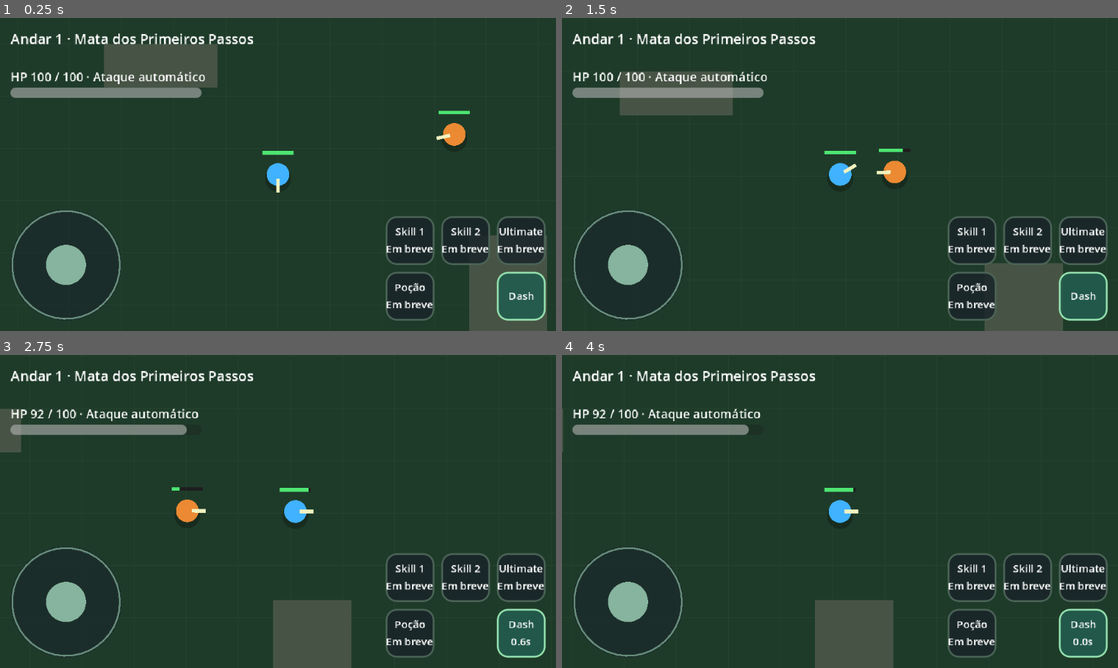
Above: before the commit, frames 1-4 (two rows, left to right).
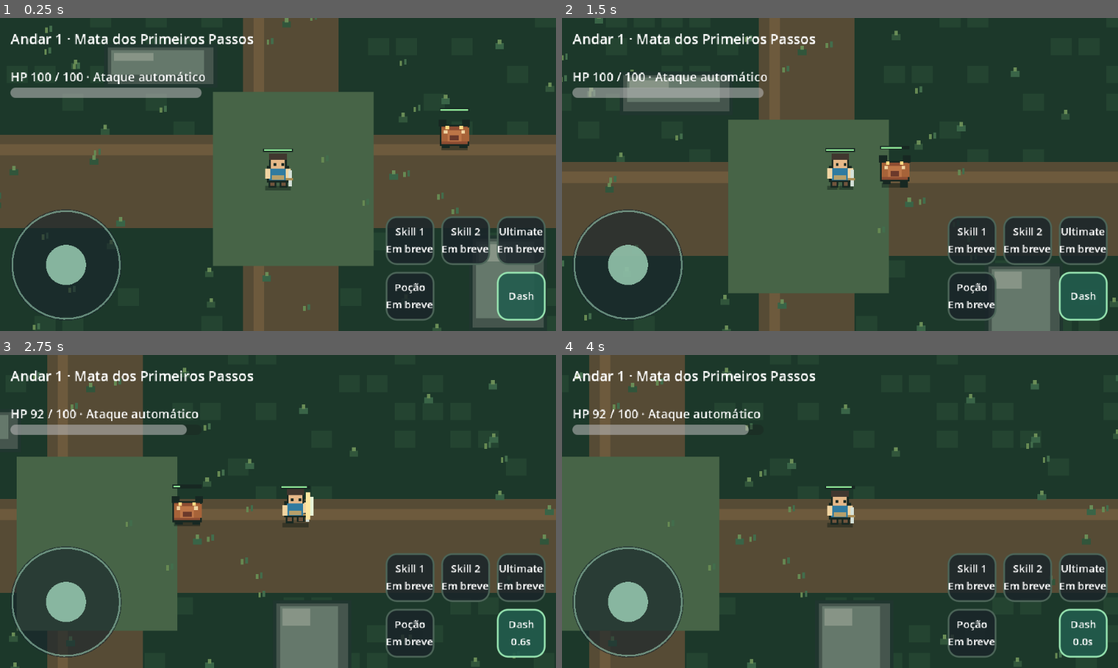
Above: after the commit, the same moments.

Repository: thiagohugo12-dotcom/arveon
Game: Godot game, scene res://scenes/main.tscn
Same seed, same stepped clock (60 frames per second), same inputs: the game is played once before the commit and once after it.
Inputs (mouse positions are in pixels of both pictures, inside the frame that each line leads up to):
- Up to frame 1 (0.25 s): no input
- Up to frame 2 (1.5 s): drag from (628, 265) to (895, 105) at 0.52 s; drag from (973, 240) to (812, 237) at 1.27 s
- Up to frame 3 (2.75 s): move the mouse to (467, 577) at 2.02 s; hold D (move_right) from 2.03 s (still down); tap Shift (dash) at 2.1 s; click (467, 577) at 2.17 s
- Up to frame 4 (4 s): release D (move_right) at 2.75 s; drag from (1084, 577) to (673, 464) at 2.77 s; drag from (973, 633) to (867, 511) at 3.52 s

The runs differ from the first frame. In frame 1, 47% of the frame differs, in the area x 0-100%, y 0-100%; in frame 2, 43%; in frame 3, 39%; in frame 4, 39%.

Commit message:
feat: introduce animated pixel-style actors and richer forest floor

Diff:
--- a/scripts/actors/enemy.gd
+++ b/scripts/actors/enemy.gd
@@ -1,13 +1,18 @@
 class_name EnemyActor
 extends CharacterBody2D
 
+signal defeated(kind: int)
+
 @export var stats: ActorData
+@export_range(0, 2, 1) var kind: int = 0  # 0 Javali, 1 Aranha, 2 Mandacaru
 @onready var health: Health = $Health
 @onready var view: ActorView = $View
 var target: PlayerActor
 var contact_left: float = 0.0
 
 func _ready() -> void:
+	view.appearance = kind + 1
+	view.queue_redraw()
 	add_to_group("damageable_enemies")
 	health.changed.connect(view.set_health)
 	health.died.connect(_on_died)
@@ -17,6 +22,7 @@
 	contact_left = maxf(0.0, contact_left - delta)
 	velocity = Vector2.ZERO
 	if not is_targetable() or not is_instance_valid(target) or not target.health.is_alive():
+		view.set_moving(false)
 		return
 	var offset := target.global_position - global_position
 	var distance := offset.length()
@@ -25,6 +31,7 @@
 		if distance > 28.0:
 			velocity = offset.normalized() * stats.move_speed
 	move_and_slide()
+	view.set_moving(velocity.length_squared() > 1.0)
 	if distance <= stats.contact_range and contact_left == 0.0:
 		var query := PhysicsRayQueryParameters2D.create(global_position, target.global_position, 1)
 		if get_world_2d().direct_space_state.intersect_ray(query).is_empty():
@@ -40,4 +47,5 @@
 
 func _on_died() -> void:
 	remove_from_group("damageable_enemies")
+	defeated.emit(kind)
 	queue_free()
--- a/scripts/actors/player.gd
+++ b/scripts/actors/player.gd
@@ -18,6 +18,7 @@
 func _physics_process(delta: float) -> void:
 	if not health.is_alive() or input_driver == null:
 		velocity = Vector2.ZERO
+		view.set_moving(false)
 		return
 	dash.tick(delta)
 	var movement := input_driver.movement()
@@ -28,6 +29,7 @@
 		dash.request(movement, last_direction, stats)
 	velocity = dash.direction * stats.dash_speed if dash.active() else movement * stats.move_speed
 	move_and_slide()
+	view.set_moving(velocity.length_squared() > 1.0)
 	attack.tick(delta, self)
 
 func receive_damage(amount: int) -> void:
@@ -35,9 +37,10 @@
 	view.flash()
 
 func _on_attack(_target: Node2D) -> void:
-	view.flash()
+	view.play_attack()
 
 func _on_died() -> void:
 	velocity = Vector2.ZERO
+	view.set_moving(false)
 	if input_driver != null:
 		input_driver.reset()
--- a/scripts/presentation/actor_view.gd
+++ b/scripts/presentation/actor_view.gd
@@ -1,33 +1,142 @@
 class_name ActorView
 extends Node2D
 
-@export var tint := Color(0.25, 0.7, 1.0)
+# Procedural pixel-style actors: temporary art, independent of hitboxes/gameplay.
+@export_enum("Aventureiro", "Javali", "Aranha", "Mandacaru") var appearance: int = 0
 var facing := Vector2.DOWN
 var hp_ratio: float = 1.0
 var flash_left: float = 0.0
+var attack_left: float = 0.0
+var walking: bool = false
+var anim_time: float = 0.0
+var anim_frame: int = 0
+
+const LINE := Color("#172822")
+const PALE := Color("#f1d5a2")
+const LIGHT := Color("#e7f4d7")
 
 func set_facing(value: Vector2) -> void:
 	if not value.is_zero_approx() and not facing.is_equal_approx(value):
 		facing = value.normalized()
 		queue_redraw()
 
+func set_moving(value: bool) -> void:
+	if walking != value:
+		walking = value
+		queue_redraw()
+
 func set_health(current: int, maximum: int) -> void:
-	hp_ratio = float(current) / maximum
+	hp_ratio = clampf(float(current) / maxf(1.0, float(maximum)), 0.0, 1.0)
 	queue_redraw()
 
 func flash() -> void:
-	flash_left = 0.12
+	flash_left = 0.14
+	queue_redraw()
+
+func play_attack() -> void:
+	attack_left = 0.16
 	queue_redraw()
 
 func _process(delta: float) -> void:
 	if flash_left > 0.0:
 		flash_left = maxf(0.0, flash_left - delta)
-		if flash_left == 0.0:
-			queue_redraw()
+		queue_redraw()
+	if attack_left > 0.0:
+		attack_left = maxf(0.0, attack_left - delta)
+		queue_redraw()
+	anim_time += delta
+	if anim_time >= (0.14 if walking else 0.55):
+		anim_time = 0.0
+		anim_frame = (anim_frame + 1) % 4
+		queue_redraw()
+
+func px(x: float, y: float, w: float, h: float, color: Color) -> void:
+	draw_rect(Rect2(x, y, w, h), color)
 
 func _draw() -> void:
-	draw_circle(Vector2(0, 5), 15, Color(0, 0, 0, 0.25))
-	draw_circle(Vector2.ZERO, 13, Color.WHITE if flash_left > 0.0 else tint)
-	draw_line(facing * 5, facing * 21, Color(0.95, 0.95, 0.75), 4)
-	draw_rect(Rect2(-18, -27, 36, 4), Color(0.12, 0.12, 0.12))
-	draw_rect(Rect2(-18, -27, 36 * hp_ratio, 4), Color(0.3, 0.9, 0.45))
+	var step: float = -2.0 if walking and anim_frame % 2 == 0 else 0.0
+	px(-15, 13, 30, 5, Color(0.02, 0.08, 0.06, 0.40))
+	match appearance:
+		0: _draw_adventurer(step)
+		1: _draw_boar(step)
+		2: _draw_spider(step)
+		3: _draw_cactus(step)
+	if attack_left > 0.0 and appearance == 0:
+		var side: float = -1.0 if facing.x < -0.3 else 1.0
+		px(side * 15.0 - 3.0, -22.0, 5, 31, Color("#fce7a1"))
+		px(side * 20.0 - 3.0, -17.0, 4, 22, LIGHT)
+	if flash_left > 0.0:
+		px(-15, -22, 30, 37, Color(1.0, 1.0, 1.0, flash_left * 2.5))
+	px(-17, -30, 34, 4, LINE)
+	px(-16, -29, 32.0 * hp_ratio, 2, Color("#8ce395"))
+
+func _draw_adventurer(b: float) -> void:
+	# Boots / gait animation, cloak, hair, face and short sword.
+	var swing: float = 3.0 if walking and anim_frame % 2 == 0 else -3.0 if walking else 0.0
+	px(-11, 6 + b, 9, 9 + swing * 0.3, LINE)
+	px(2, 6 + b, 9, 9 - swing * 0.3, LINE)
+	px(-9, 6 + b, 5, 7, Color("#70543d"))
+	px(4, 6 + b, 5, 7, Color("#70543d"))
+	px(-13, -10 + b, 26, 19, LINE)
+	px(-10, -9 + b, 20, 16, Color("#307ba0"))
+	px(-7, 1 + b, 14, 5, Color("#b7a06a"))
+	px(-15, -7 + b + swing * 0.5, 6, 12, PALE)
+	px(9, -7 + b - swing * 0.5, 6, 12, PALE)
+	px(-10, -24 + b, 20, 17, LINE)
+	px(-8, -20 + b, 16, 13, Color("#e6b989"))
+	px(-10, -24 + b, 20, 7, Color("#41372f"))
+	px(-5, -13 + b, 3, 3, LINE)
+	px(4, -13 + b, 3, 3, LINE)
+	var side: float = -1.0 if facing.x < -0.3 else 1.0
+	px(side * 14.0 - 2.0, -5 + b, 4, 19, Color("#d5e1d9"))
+	px(side * 12.0 - 3.0, 4 + b, 8, 3, Color("#aa8b51"))
+
+func _draw_boar(b: float) -> void:
+	var stride: float = 2.0 if walking and anim_frame % 2 == 0 else 0.0
+	px(-14, 8, 9, 8 - stride, LINE)
+	px(6, 8, 9, 8 + stride, LINE)
+	px(-17, -11 + b, 34, 24, LINE)
+	px(-15, -9 + b, 30, 20, Color("#8e4d32"))
+	px(-15, -8 + b, 9, 16, Color("#a76339"))
+	px(8, -8 + b, 9, 16, Color("#a76339"))
+	px(-18, -17 + b, 9, 8, LINE)
+	px(9, -17 + b, 9, 8, LINE)
+	px(-8, -5 + b, 16, 13, Color("#bd7547"))
+	px(-5, 1 + b, 10, 6, Color("#6b392b"))
+	px(-12, -5 + b, 4, 4, PALE)
+	px(8, -5 + b, 4, 4, PALE)
+	px(-10, -10 + b, 4, 4, Color("#fcdb84"))
+	px(6, -10 + b, 4, 4, Color("#fcdb84"))
+
+func _draw_spider(b: float) -> void:
+	var stride: float = 4.0 if walking and anim_frame % 2 == 0 else -2.0 if walking else 0.0
+	for side in [-1, 1]:
+		for leg in range(4):
+			var yy: float = -13.0 + float(leg) * 8.0
+			px(float(side * 15) - 3, yy + b, 7, 4, LINE)
+			px(float(side * 19) - 3, yy + b + stride * (1.0 if leg % 2 == 0 else -1.0), 5, 9, Color("#5b456f"))
+	px(-12, -13 + b, 24, 24, LINE)
+	px(-9, -11 + b, 18, 19, Color("#674b78"))
+	px(-7, -20 + b, 14, 12, LINE)
+	px(-5, -18 + b, 10, 8, Color("#9979a1"))
+	px(-6, -12 + b, 5, 4, Color("#ffe086"))
+	px(2, -12 + b, 5, 4, Color("#ffe086"))
+	px(-4, 1 + b, 8, 4, Color("#a98ab7"))
+
+func _draw_cactus(b: float) -> void:
+	px(-12, 9, 9, 7, LINE)
+	px(3, 9, 9, 7, LINE)
+	px(-10, 8, 20, 7, Color("#426c3e"))
+	px(-13, -14 + b, 26, 25, LINE)
+	px(-10, -12 + b, 20, 22, Color("#4e965e"))
+	px(-6, -12 + b, 4, 19, Color("#6db777"))
+	px(5, -12 + b, 3, 19, Color("#37794c"))
+	px(-18, -6 + b, 8, 17, LINE)
+	px(-16, -4 + b, 6, 12, Color("#4e965e"))
+	px(10, -14 + b, 8, 18, LINE)
+	px(10, -12 + b, 6, 14, Color("#6db777"))
+	px(-5, -21 + b, 10, 9, Color("#f5b66b"))
+	px(-2, -25 + b, 4, 7, Color("#ffdb76"))
+	px(-8, -4 + b, 3, 3, LINE)
+	px(5, -4 + b, 3, 3, LINE)
+	px(-2, 4 + b, 5, 3, Color("#204d38"))
--- a/scripts/presentation/floor_view.gd
+++ b/scripts/presentation/floor_view.gd
@@ -1,10 +1,44 @@
 extends Node2D
 
+# Static low-cost ground drawing, deliberately not a tiled debug grid.
+const FOREST := Color("#1c382a")
+const FOREST_LIGHT := Color("#244431")
+const TRAIL := Color("#564b35")
+const TRAIL_HIGHLIGHT := Color("#6d5a3d")
+const ROCK := Color("#45554d")
+
 func _draw() -> void:
-	draw_rect(Rect2(0, 0, 1200, 900), Color(0.12, 0.23, 0.16))
-	for x in range(0, 1200, 60):
-		draw_line(Vector2(x, 0), Vector2(x, 900), Color(0.15, 0.27, 0.19))
-	for y in range(0, 900, 60):
-		draw_line(Vector2(0, y), Vector2(1200, y), Color(0.15, 0.27, 0.19))
-	for rect: Rect2 in [Rect2(340, 300, 130, 50), Rect2(760, 520, 90, 110)]:
-		draw_rect(rect, Color(0.28, 0.33, 0.27))
+	draw_rect(Rect2(0, 0, 1200, 900), FOREST)
+	var rng := RandomNumberGenerator.new()
+	rng.seed = 12051
+	# Small tonal squares make a readable pixel-style floor.
+	for x in range(0, 1200, 32):
+		for y in range(0, 900, 32):
+			if rng.randi_range(0, 4) == 0:
+				draw_rect(Rect2(x + 4, y + 5, 24, 20), FOREST_LIGHT)
+	# Compact crossing paths and a clearing around the initial player.
+	draw_rect(Rect2(45, 404, 1110, 108), TRAIL)
+	draw_rect(Rect2(500, 60, 110, 790), TRAIL)
+	draw_rect(Rect2(55, 415, 1080, 13), TRAIL_HIGHLIGHT)
+	draw_rect(Rect2(512, 72, 12, 760), TRAIL_HIGHLIGHT)
+	draw_rect(Rect2(465, 355, 185, 200), Color("#476447"))
+	for i in range(155):
+		var px_pos := Vector2(rng.randi_range(23, 1175), rng.randi_range(25, 875))
+		if Rect2(465, 350, 190, 205).has_point(px_pos):
+			continue
+		var green := Color("#396447") if i % 3 == 0 else Color("#31553b")
+		draw_rect(Rect2(px_pos, Vector2(10, 7)), green)
+		draw_rect(Rect2(px_pos + Vector2(3, -4), Vector2(4, 5)), Color("#6a8d57"))
+	for i in range(80):
+		var blade := Vector2(rng.randi_range(20, 1170), rng.randi_range(30, 870))
+		draw_rect(Rect2(blade, Vector2(3, 6)), Color("#668952"))
+		draw_rect(Rect2(blade + Vector2(5, -2), Vector2(3, 7)), Color("#426d4c"))
+	# Visual rocks exactly match the two blocking CollisionShape2D rectangles.
+	_draw_stone(Rect2(340, 300, 130, 50))
+	_draw_stone(Rect2(760, 520, 90, 110))
+
+func _draw_stone(area: Rect2) -> void:
+	draw_rect(area, Color("#20362f"))
+	draw_rect(area.grow(-4), ROCK)
+	draw_rect(Rect2(area.position + Vector2(8, 7), area.size - Vector2(23, 22)), Color("#65786b"))
+	draw_rect(Rect2(area.position + Vector2(11, 10), area.size * Vector2(0.35, 0.18)), Color("#879486"))
